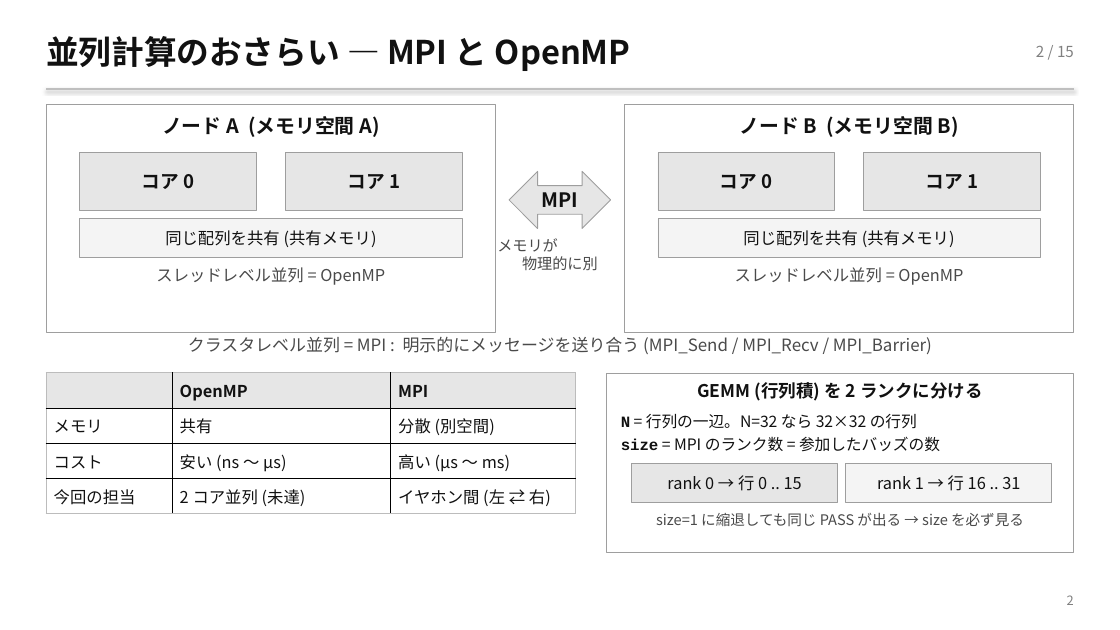
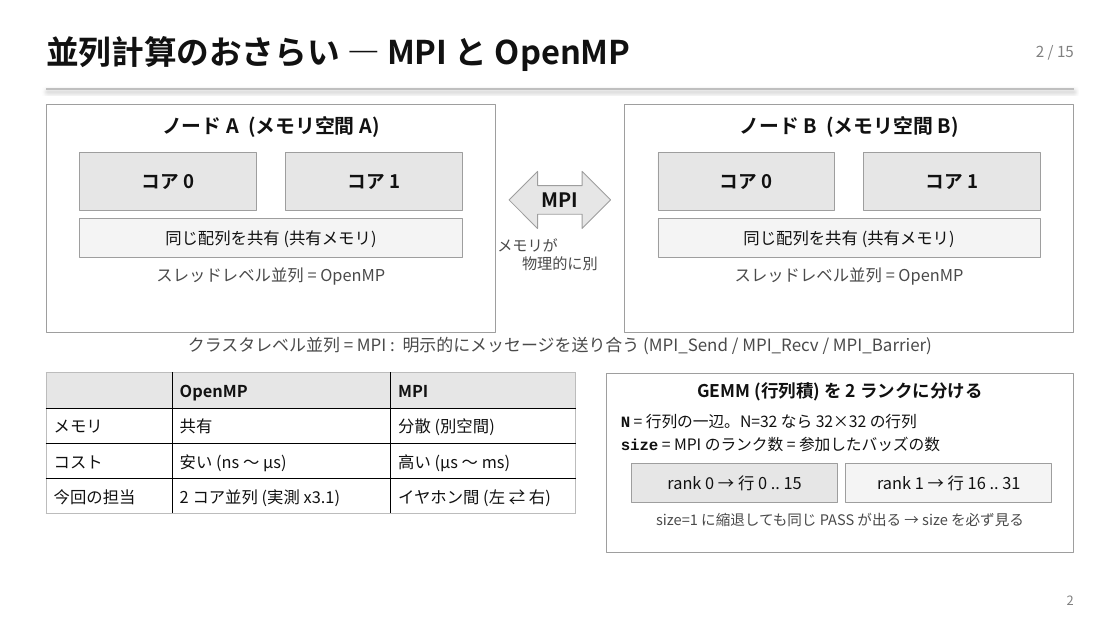
Before and after one commit to TamichiRyuto/pine-buds-cluster, a slide deck: slide 3 of slides/lt-ear-parallel.pptx. Drawn at 1120x630 pixels with LibreOffice and Linux fonts; fonts in the diff are those of the drawing. Boxes give left, top, right and bottom in pixels: in the first picture for what was removed or moved away, otherwise in the second. Text is boxed around its words. In the diff, an @@ line names an element or a change of style, - is before the commit and + after.

```diff
--- a/slides/lt-ear-parallel.pptx
+++ b/slides/lt-ear-parallel.pptx
@@ table at box(46, 373, 576, 514) @@
-row 4, column 2: 2 コア並列 (未達)
+row 4, column 2: 2 コア並列 (実測 x3.1)
```
Also in this commit, not shown: 5 other slides changed, 1 slide added, 1 slide removed, 2 other files.
